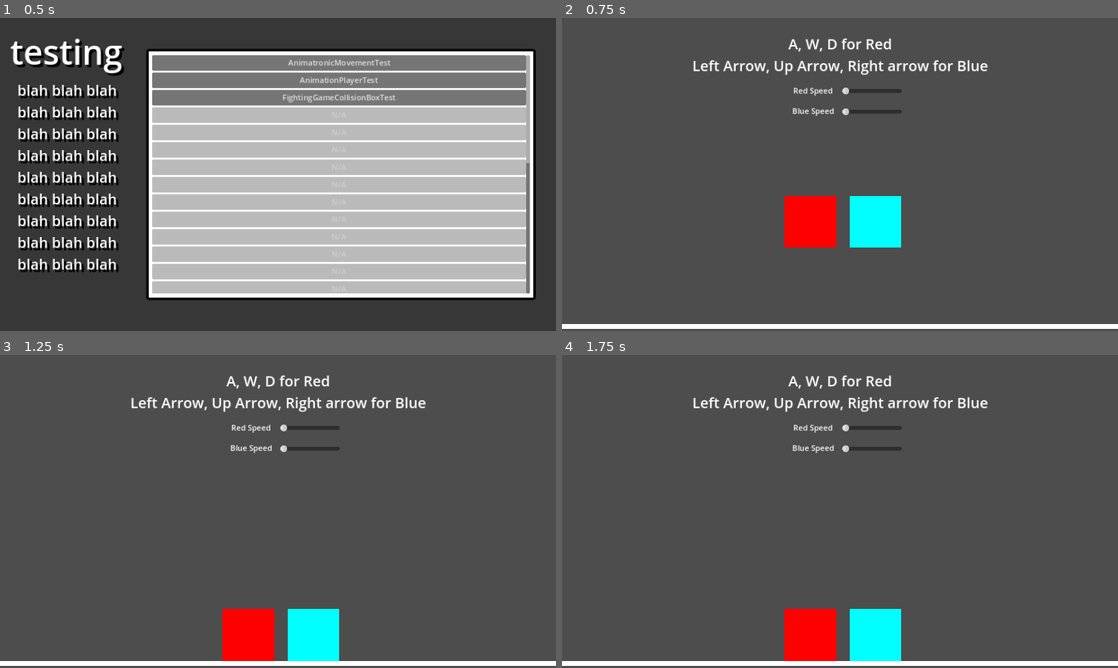
Above: before the commit, frames 1-4 (two rows, left to right).
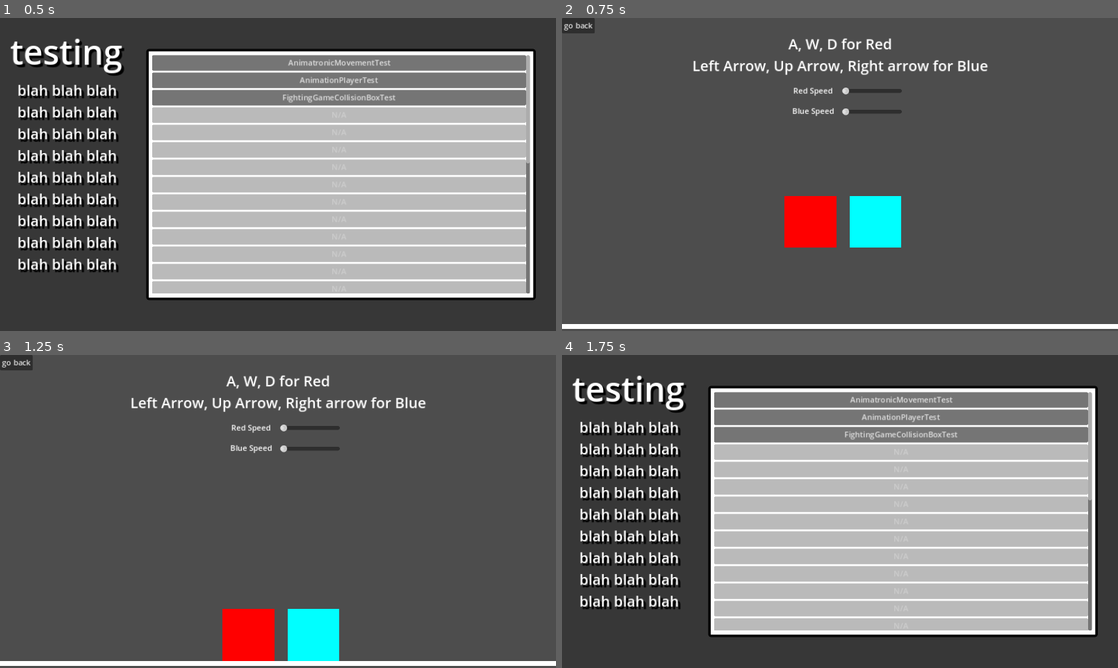
Above: after the commit, the same moments.

Repository: thesillygoober/GodotTesting
Game: Godot game, scene res://MainMenu/main_menu.tscn
Same seed, same stepped clock (60 frames per second), same inputs: the game is played once before the commit and once after it. The engine's default icon, where the game draws it, is replaced by a stand-in: a white triangle on a blue panel in a dark square.
Inputs (mouse positions are in pixels of both pictures, inside the frame that each line leads up to):
- Up to frame 1 (0.5 s): no input
- Up to frame 2 (0.75 s): click "FightingGameCollisionBoxTest" at 0.5 s
- Up to frame 3 (1.25 s): no input
- Up to frame 4 (1.75 s): click (578, 361) at 1.25 s, where only the run after the commit has a clickable "go back"

Frame 1 is identical in both runs. In frame 2, 0.3% of the frame differs, in the area x 0-6%, y 0-5%; in frame 3, 0.3%; in frame 4, 65%, in the area x 0-100%, y 6-100%.

Commit message:
GO BACK button on fighting game collision box test

Diff:
--- a/FightingGameCollisionBoxTest/fighting_game_collision_box_test.tscn
+++ b/FightingGameCollisionBoxTest/fighting_game_collision_box_test.tscn
@@ -1,8 +1,9 @@
-[gd_scene load_steps=8 format=3 uid="uid://dkwaqv16ht0w3"]
+[gd_scene load_steps=9 format=3 uid="uid://dkwaqv16ht0w3"]
 
 [ext_resource type="Script" path="res://FightingGameCollisionBoxTest/square.gd" id="1_hma0b"]
 [ext_resource type="Script" path="res://FightingGameCollisionBoxTest/fighting_game_collision_box_test.gd" id="1_lx0dt"]
 [ext_resource type="Script" path="res://FightingGameCollisionBoxTest/square2.gd" id="2_2sfub"]
+[ext_resource type="Script" path="res://back_to_menu.gd" id="4_fbio4"]
 
 [sub_resource type="RectangleShape2D" id="RectangleShape2D_d2bd1"]
 size = Vector2(106, 107)
@@ -145,5 +146,12 @@
 grow_horizontal = 2
 text = "Blue Speed"
 
+[node name="Button" type="Button" parent="CanvasLayer/Control"]
+layout_mode = 0
+offset_right = 8.0
+offset_bottom = 8.0
+text = "go back"
+script = ExtResource("4_fbio4")
+
 [connection signal="drag_ended" from="CanvasLayer/Control/HSlider" to="Square1" method="_on_h_slider_drag_ended"]
 [connection signal="drag_ended" from="CanvasLayer/Control/HSlider2" to="Square2" method="_on_h_slider_2_drag_ended"]
